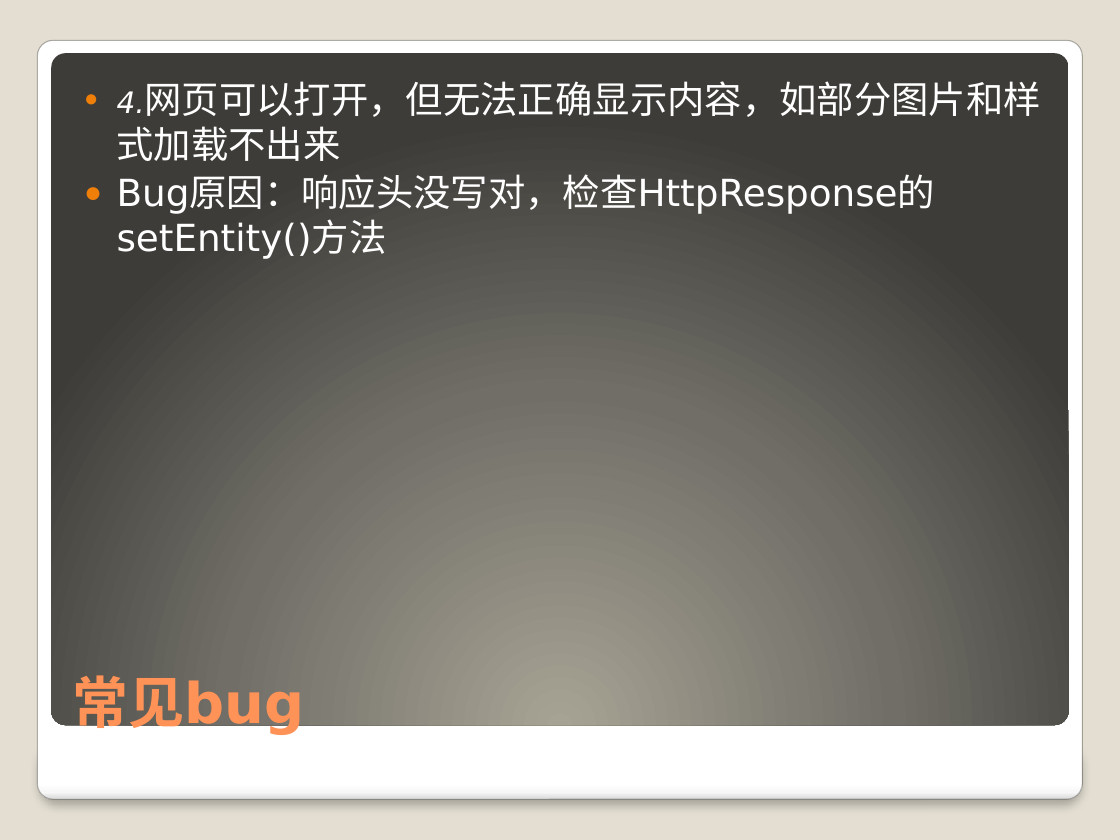
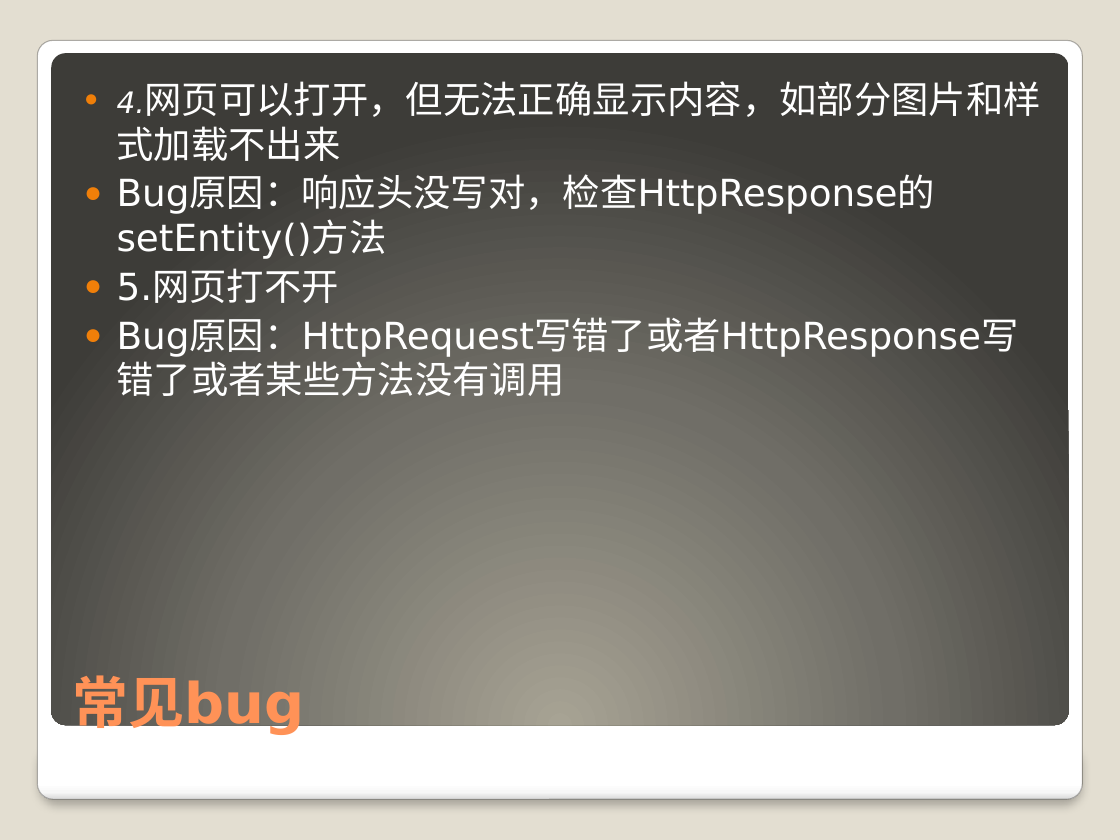
Before and after one commit to 2419931696/learngit, a slide deck: slide 32 of WebServer.pptx. Drawn at 1120x840 pixels with LibreOffice and Linux fonts; fonts in the diff are those of the drawing. Boxes give left, top, right and bottom in pixels: in the first picture for what was removed or moved away, otherwise in the second. Text is boxed around its words. In the diff, an @@ line names an element or a change of style, - is before the commit and + after.

Commit message:
2018/9/7 23:56

```diff
--- a/WebServer.pptx
+++ b/WebServer.pptx
@@ text at <box>117,270,1019,356</box>: paragraphs added @@
+● 5.网页打不开
+● Bug原因：HttpRequest写错了或者HttpResponse写错了或者某些方法没有调用
```
